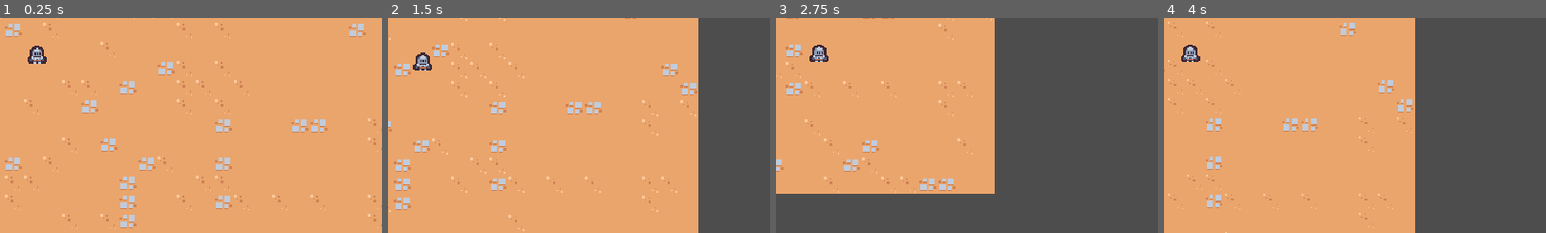
Above: before the commit, frames 1-4 (left to right).
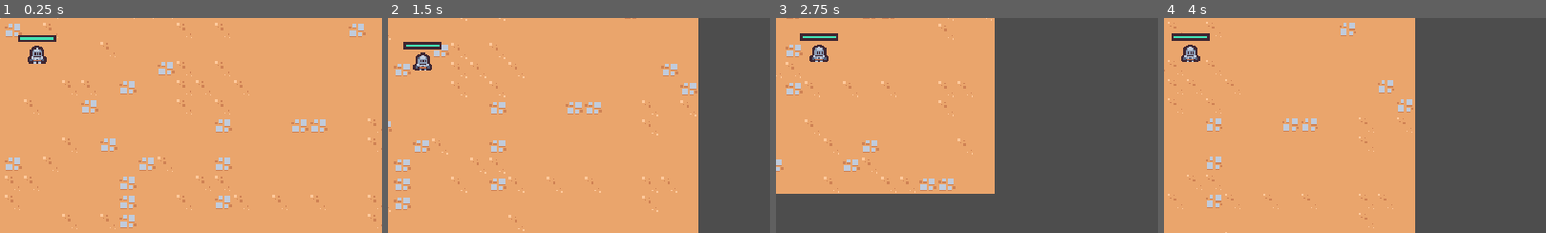
Above: after the commit, the same moments.

Repository: yueqianjian/survivors
Game: Godot game, scene res://scenes/main/main.tscn
Two runs of this game, one before a commit and one after it. Both use one fixed random seed, a clock stepped at 60 frames per second and the inputs below.
Inputs (mouse positions are % of the whole screen's width and height, from its top left):
- Up to frame 1 (0.25 s): no input
- Up to frame 2 (1.5 s): move the mouse to (72, 45) at 0.52 s; press the mouse at (72, 45) at 0.53 s; hold D (move_right) 0.53-1.28 s; move the mouse to (30, 55) at 1.27 s; release the mouse at (30, 55) at 1.28 s; hold S (move_down) from 1.28 s (still down); click (30, 55) at 1.35 s
- Up to frame 3 (2.75 s): move the mouse to (60, 28) at 2.02 s; release S (move_down) at 2.03 s; press the mouse at (60, 28) at 2.03 s; hold D (move_right) from 2.03 s (still down)
- Up to frame 4 (4 s): move the mouse to (45, 70) at 2.77 s; release D (move_right) at 2.78 s; release the mouse at (45, 70) at 2.78 s; hold W (move_up) 2.78-3.53 s; click (45, 70) at 2.85 s; move the mouse to (80, 65) at 3.52 s; press the mouse at (80, 65) at 3.53 s; hold A (move_left) from 3.53 s (still down)
The pictures show only the part of the screen within x 46-96%, y 40-90%; the shares and areas given below are measured in that part.

The runs differ from the first frame. In frame 1, 0.3% of the frame differs, in the area x 4-15%, y 8-12%; in frame 2, 0.4%, in the area x 4-14%, y 11-15%; in frame 3, 0.4%; in frame 4, 0.4%.

Commit message:
player health

Diff:
--- a/scenes/components/health_component.gd
+++ b/scenes/components/health_component.gd
@@ -3,6 +3,7 @@
 class_name HealthComponent
 
 signal died
+signal health_changed
 
 @export var max_health: float = 10
 var current_health: float
@@ -14,6 +15,7 @@
 
 func damage(damage_amount: float):
 	current_health = max(current_health - damage_amount, 0)
+	health_changed.emit()
 	Callable(checkDeath).call_deferred()
 
 
@@ -21,3 +23,7 @@
 	if current_health == 0:
 		died.emit()
 		owner.queue_free()
+
+
+func get_health_percent():
+	return min(current_health / max_health, 1)
--- a/scenes/game_object/player/player.gd
+++ b/scenes/game_object/player/player.gd
@@ -3,11 +3,18 @@
 const MAX_SPEED = 125
 const ACCELERATION_SMOOTHING = 25
 
-func _ready():
-	pass # Replace with function body.
+@onready var damage_interval_timer: Timer = $DamageIntervalTimer
+@onready var health_bar = $HealthBar
+@onready var health_component = $HealthComponent
+
+var number_colliding_bodies = 0
 
 
-# Called every frame. 'delta' is the elapsed time since the previous frame.
+func _ready():
+	health_component.health_changed.connect(on_health_changed)
+	update_health_display()
+
+
 func _process(delta):
 	var movement_vector = get_movement_vector()
 	var direction = movement_vector.normalized()
@@ -20,3 +27,33 @@
 	var x_movement = Input.get_action_strength("move_right") - Input.get_action_strength("move_left")
 	var y_movement = Input.get_action_strength("move_down") - Input.get_action_strength("move_up")
 	return Vector2(x_movement, y_movement)
+
+
+func check_deal_damage():
+	if number_colliding_bodies == 0 || !damage_interval_timer.is_stopped():
+		return
+
+	health_component.damage(1)
+	damage_interval_timer.start()
+	print(health_component.current_health)
+
+
+func update_health_display():
+	health_bar.value = health_component.get_health_percent()
+
+
+func _on_hurt_box_area_body_entered(body):
+	number_colliding_bodies += 1
+	check_deal_damage()
+
+
+func _on_hurt_box_area_body_exited(body):
+	number_colliding_bodies -= 1
+
+
+func _on_damage_interval_timer_timeout():
+	check_deal_damage()
+
+
+func on_health_changed():
+	update_health_display()
--- a/scenes/game_object/player/player.tscn
+++ b/scenes/game_object/player/player.tscn
@@ -1,27 +1,36 @@
-[gd_scene load_steps=6 format=3 uid="uid://c2w0t7fojh286"]
+[gd_scene load_steps=10 format=3 uid="uid://c2w0t7fojh286"]
 
 [ext_resource type="Script" path="res://scenes/game_object/player/player.gd" id="1_vnw21"]
 [ext_resource type="PackedScene" uid="uid://wr480rb11xfo" path="res://scenes/ability/sword_ability_controller/sword_ability_controller.tscn" id="2_q5or5"]
+[ext_resource type="PackedScene" uid="uid://dosq5swicn2hq" path="res://scenes/components/health_component.tscn" id="2_tp303"]
 [ext_resource type="Texture2D" uid="uid://crcjqjnr41pk" path="res://scenes/game_object/player/player.png" id="2_yxqbs"]
+
+[sub_resource type="CircleShape2D" id="CircleShape2D_ron3e"]
+radius = 8.0
+
+[sub_resource type="CircleShape2D" id="CircleShape2D_s5ogn"]
+radius = 5.0
 
 [sub_resource type="CircleShape2D" id="CircleShape2D_tvvki"]
 radius = 32.0
 
-[sub_resource type="CircleShape2D" id="CircleShape2D_s5ogn"]
-radius = 5.0
+[sub_resource type="StyleBoxFlat" id="StyleBoxFlat_wt3th"]
+bg_color = Color(0.247059, 0.14902, 0.192157, 1)
+
+[sub_resource type="StyleBoxFlat" id="StyleBoxFlat_dl0sj"]
+bg_color = Color(0.262745, 0.882353, 0.701961, 1)
+border_width_left = 2
+border_width_top = 2
+border_width_right = 2
+border_width_bottom = 2
+border_color = Color(0.247059, 0.14902, 0.192157, 1)
 
 [node name="Player" type="CharacterBody2D" groups=["player"]]
 collision_layer = 0
 motion_mode = 1
 script = ExtResource("1_vnw21")
 
-[node name="Pickup" type="Area2D" parent="."]
-collision_layer = 16
-collision_mask = 0
-
-[node name="CollisionShape2D" type="CollisionShape2D" parent="Pickup"]
-position = Vector2(0, -6)
-shape = SubResource("CircleShape2D_tvvki")
+[node name="HealthComponent" parent="." instance=ExtResource("2_tp303")]
 
 [node name="AbilityManager" type="Node" parent="."]
 
@@ -31,6 +40,43 @@
 position = Vector2(0, -8)
 texture = ExtResource("2_yxqbs")
 
+[node name="HurtBoxArea" type="Area2D" parent="."]
+collision_layer = 0
+collision_mask = 8
+
+[node name="CollisionShape2D" type="CollisionShape2D" parent="HurtBoxArea"]
+position = Vector2(0, -7)
+shape = SubResource("CircleShape2D_ron3e")
+
 [node name="CollisionShape2D" type="CollisionShape2D" parent="."]
 position = Vector2(0, -5)
 shape = SubResource("CircleShape2D_s5ogn")
+
+[node name="PickupArea" type="Area2D" parent="."]
+collision_layer = 16
+collision_mask = 0
+
+[node name="CollisionShape2D" type="CollisionShape2D" parent="PickupArea"]
+position = Vector2(0, -6)
+shape = SubResource("CircleShape2D_tvvki")
+
+[node name="DamageIntervalTimer" type="Timer" parent="."]
+wait_time = 0.3
+one_shot = true
+
+[node name="HealthBar" type="ProgressBar" parent="."]
+custom_minimum_size = Vector2(32, 6)
+offset_left = -16.0
+offset_top = -24.0
+offset_right = 16.0
+offset_bottom = -18.0
+pivot_offset = Vector2(16, 3)
+theme_override_styles/background = SubResource("StyleBoxFlat_wt3th")
+theme_override_styles/fill = SubResource("StyleBoxFlat_dl0sj")
+max_value = 1.0
+value = 0.5
+show_percentage = false
+
+[connection signal="body_entered" from="HurtBoxArea" to="." method="_on_hurt_box_area_body_entered"]
+[connection signal="body_exited" from="HurtBoxArea" to="." method="_on_hurt_box_area_body_exited"]
+[connection signal="timeout" from="DamageIntervalTimer" to="." method="_on_damage_interval_timer_timeout"]
